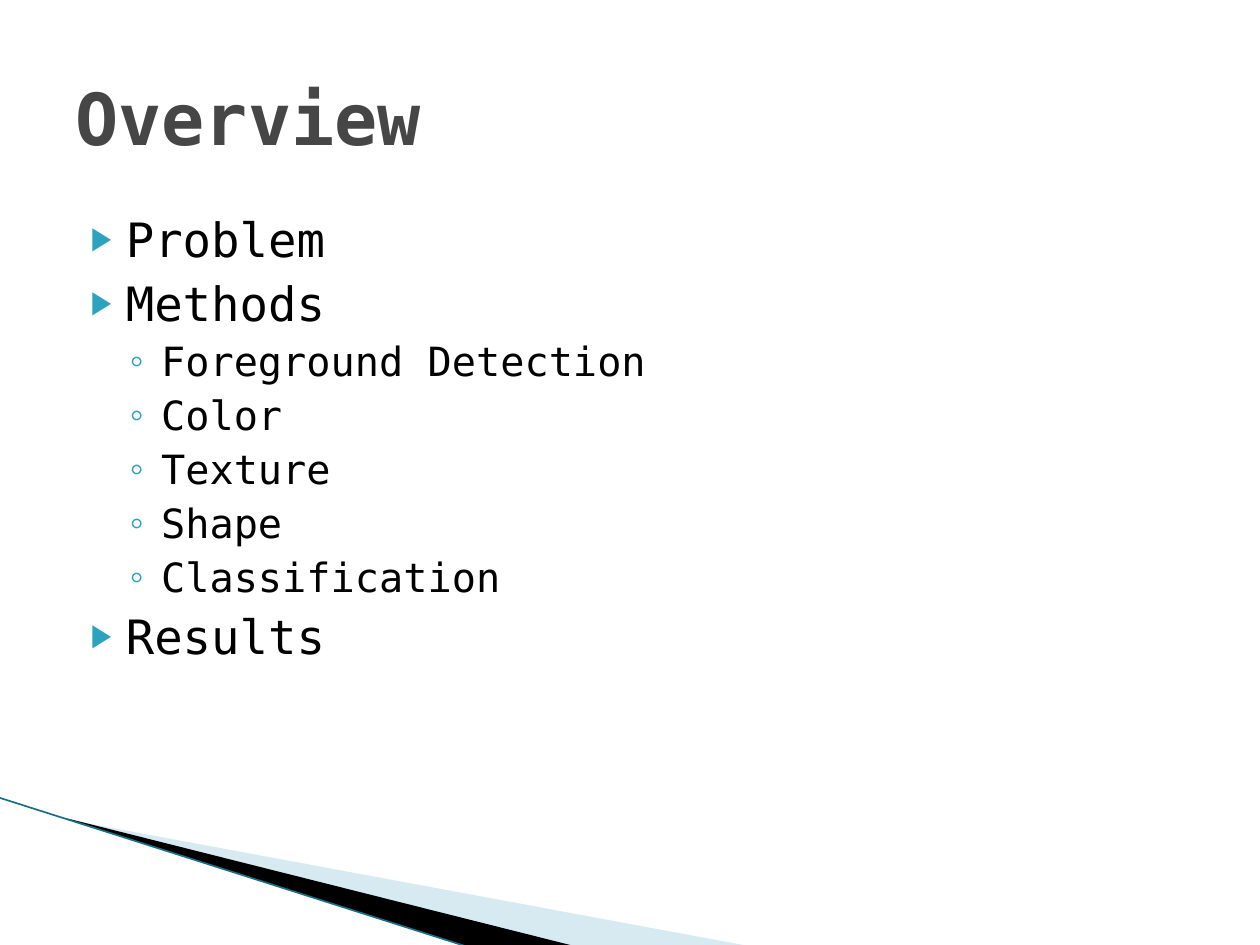
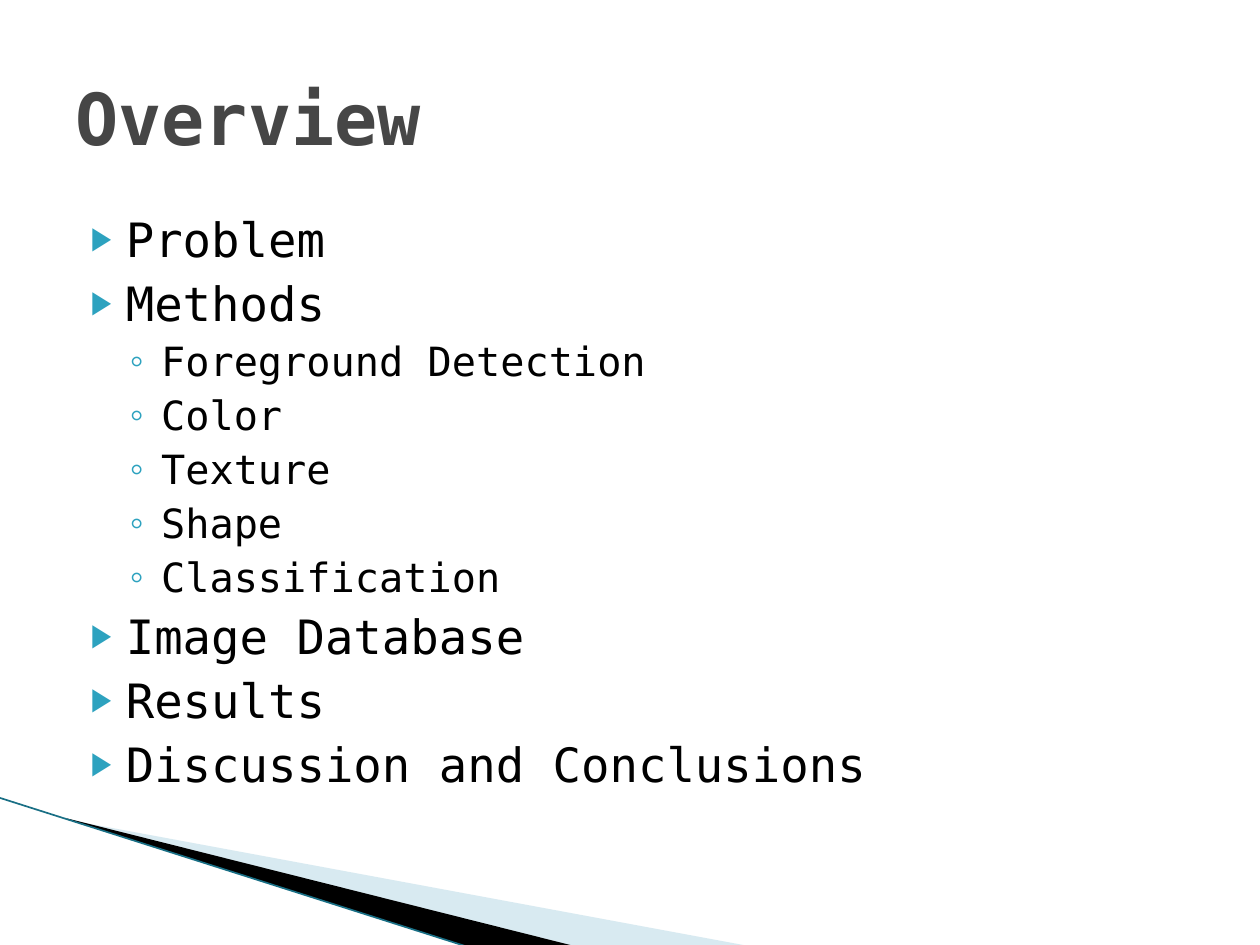
Before and after one commit to vfasburg/cse_803, a slide deck: slide 2 of documents/830_Presentation_Fasburg_Thomas_Reiff.pptx. Drawn at 1260x945 pixels with LibreOffice and Linux fonts; fonts in the diff are those of the drawing; background and template pictures are left out. Boxes give left, top, right and bottom in pixels: in the first picture for what was removed or moved away, otherwise in the second. Text is boxed around its words. In the diff, an @@ line names an element or a change of style, - is before the commit and + after.

Commit message:
Added content to my slides. Also added a slide for Image Database statistics and updated the Overview slide to reflect this.

```diff
--- a/documents/830_Presentation_Fasburg_Thomas_Reiff.pptx
+++ b/documents/830_Presentation_Fasburg_Thomas_Reiff.pptx
@@ text at (x1=126, y1=618, x2=525, y2=664): paragraph added @@
+▶ Image Database
@@ text at (x1=126, y1=745, x2=866, y2=783): paragraph added @@
+▶ Discussion and Conclusions
```
Also in this commit, not shown: 6 slides added, 3 slides removed.
